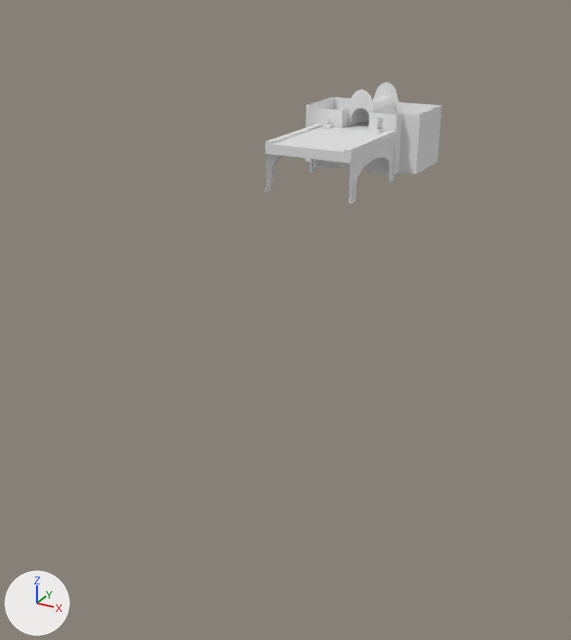
The Blender file BLENDER/large guild hub.blend: old version first, new version second.
Camera for both pictures: a 50 mm lens placed at (70.0, -157.0, 31.0), pointed at (-14.0, -5.0, -45.0). The lights are fixed; the arrows at lower left show +X, +Y and +Z.

Before the edit, the objects in view are built like this:
```python
me_cube_001 = bpy.data.meshes.new('Cube.001')
me_cube_001.from_pydata(...)  # 264 vertices, 268 faces; spans x -1.3..0.0, y -0.8..0.4, z -13.3..12.8
me_cube_002 = bpy.data.meshes.new('Cube.002')
me_cube_002.from_pydata(...)  # 57 vertices, 42 faces; spans x 0.0..9.41, y -11.25..0.0, z -8.97..1.37
ob_cube = bpy.data.objects.new('Cube', me_cube_001)
ob_cube.location = (0.0, 11.7, 0.0)
ob_cube.scale = (10.1, 16.7, 0.645)
_m = ob_cube.modifiers.new('Mirror', 'MIRROR')
_m.use_clip = True
ob_cube_001 = bpy.data.objects.new('Cube.001', me_cube_002)
ob_cube_001.location = (0.0, -10.4, -0.7)
_m = ob_cube_001.modifiers.new('Mirror', 'MIRROR')
_m.use_axis = (True, True, False)
_m.use_clip = True
```
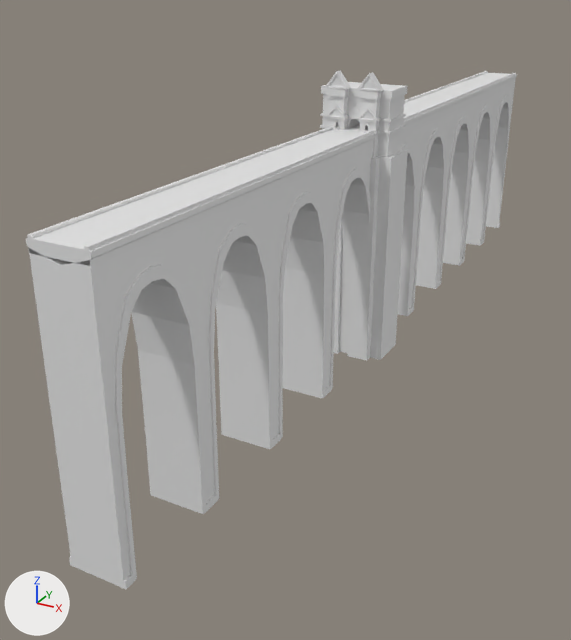
Location of each change, [x1, y1, x2, y2] in pixels of the pictures (571 x 640 px):
'Cube.002', added: after [26, 127, 375, 589]
'Cube.001', reshaped, moved, modifiers changed: before [265, 124, 395, 204]; after [398, 71, 517, 316]
'Plane.004', added: after [334, 149, 408, 361]
'Cube', moved, rescaled: before [305, 82, 442, 175]; after [322, 107, 403, 157]
'Plane.002', added: after [321, 82, 408, 120]
'Plane.003', added: after [325, 70, 384, 91]
'Plane.001', added: after [326, 105, 381, 121]
'Plane', added: after [320, 113, 406, 123]
'Plane.006', added: after [320, 124, 405, 135]

Diff of the bpy script that builds the scene:
```diff
--- a/BLENDER/large guild hub.blend.py
+++ b/BLENDER/large guild hub.blend.py
@@ me_cube_002 @@
-me_cube_002.from_pydata(...)  # 57 vertices, 42 faces; spans x 0.0..9.41, y -11.25..0.0, z -8.97..1.37
+me_cube_002.from_pydata(...)  # 70 vertices, 62 faces; spans x 0.0..5.47, y -11.25..0.0, z -51.59..1.37
+# me_cube_002 part 1
+# 53 vertices are removed from x 7.78..9.41, y -11.25..0.0, z -8.97..1.37
+# 41 faces are deleted
+# 31 vertices are added at x 0.0..5.38, y -11.25..0.0, z -51.59..1.37
+# 16 new vertices lie (0.36, 0.0, 0.0) away from vertices in x 5.11, y -11.25..0.0, z -51.59..-4.67
+# 10 new vertices lie (-5.11, 0.0, 0.0) away from vertices in x 5.11, y -11.25..0.0, z -51.59..-4.67
+# 9 new vertices lie (0.0, 11.25, 0.0) away from vertices in x 0.0..5.38, y -11.25, z -1.89..1.37
+# 61 new faces join them
@@ ob_cube @@
 ob_cube = bpy.data.objects.new('Cube', me_cube_001)
-ob_cube.location = (0.0, 11.7, 0.0)
-ob_cube.scale = (10.1, 16.7, 0.645)
+ob_cube.location = (0.0, 5.4, 0.1)
+ob_cube.scale = (5.9, 9.76, 0.377)
 _m = ob_cube.modifiers.new('Mirror', 'MIRROR')
@@ ob_cube_001 @@
 ob_cube_001 = bpy.data.objects.new('Cube.001', me_cube_002)
-ob_cube_001.location = (0.0, -10.4, -0.7)
+ob_cube_001.location = (0.0, 17.9, -0.7)
 _m = ob_cube_001.modifiers.new('Mirror', 'MIRROR')
@@ ob_cube_001 @@
 _m = ob_cube_001.modifiers.new('Mirror', 'MIRROR')
 _m.use_clip = True
+_m = ob_cube_001.modifiers.new('Array', 'ARRAY')
+_m.count = 5
+_m.relative_offset_displace = (0.0, 1.0, 0.0)
@@ ob_cube_002 @@
+ob_cube_002 = bpy.data.objects.new('Cube.002', me_cube_004)  # 70 vertices, 62 faces; spans x 0.0..5.5, y -11.2..0.0, z -51.6..1.4; modifiers MIRROR, ARRAY
+ob_cube_002.location = (0.0, -10.0, -0.7)
@@ ob_plane_006 @@
+ob_plane_006 = bpy.data.objects.new('Plane.006', me_plane_007)  # 32 vertices, 30 faces; spans x -14.0..14.0, y -12.4..5.6, z -1.3..-0.5
+ob_plane_006.location = (0.0, 6.0, 0.7)
+ob_plane_006.scale = (0.584, 0.584, 0.584)
@@ ob_plane_004 @@
+ob_plane_004 = bpy.data.objects.new('Plane.004', me_plane_004)  # 32 vertices, 30 faces; spans x -14.0..14.0, y -12.4..5.6, z -74.7..-0.5
+ob_plane_004.location = (0.0, 6.0, -4.6)
+ob_plane_004.scale = (0.641, 0.641, 0.641)
@@ ob_plane_003 @@
+ob_plane_003 = bpy.data.objects.new('Plane.003', me_plane_003)  # 12 vertices, 11 faces; spans x -10.82..-1.8, y -0.11..3.48, z -0.84..5.04; modifiers MIRROR
+ob_plane_003.location = (0.0, -1.4, 9.3)
+ob_plane_003.scale = (0.584, 0.584, 0.584)
@@ ob_plane_002 @@
+ob_plane_002 = bpy.data.objects.new('Plane.002', me_plane_002)  # 40 vertices, 35 faces; spans x 0.0..13.9, y -11.2..7.2, z -2.8..7.3; modifiers MIRROR
+ob_plane_002.location = (0.0, 5.2, 4.5)
+ob_plane_002.scale = (0.584, 0.584, 0.584)
@@ ob_plane_001 @@
+ob_plane_001 = bpy.data.objects.new('Plane.001', me_plane_001)  # 12 vertices, 11 faces; spans x -10.33..-2.28, y 0.0..3.2, z -0.83..3.36; modifiers MIRROR
+ob_plane_001.location = (0.0, -1.4, 3.2)
+ob_plane_001.scale = (0.584, 0.584, 0.584)
@@ ob_plane @@
+ob_plane = bpy.data.objects.new('Plane', me_plane_007.copy())
+ob_plane.location = (0.0, 6.0, 3.2)
+ob_plane.scale = (0.584, 0.584, 0.584)
```
